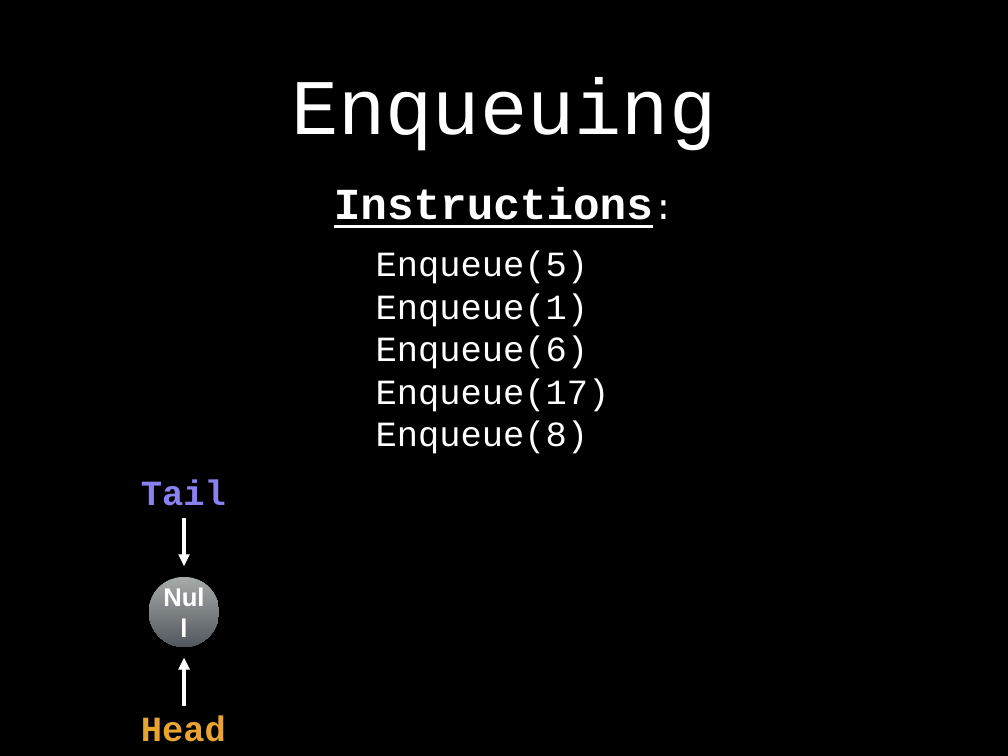
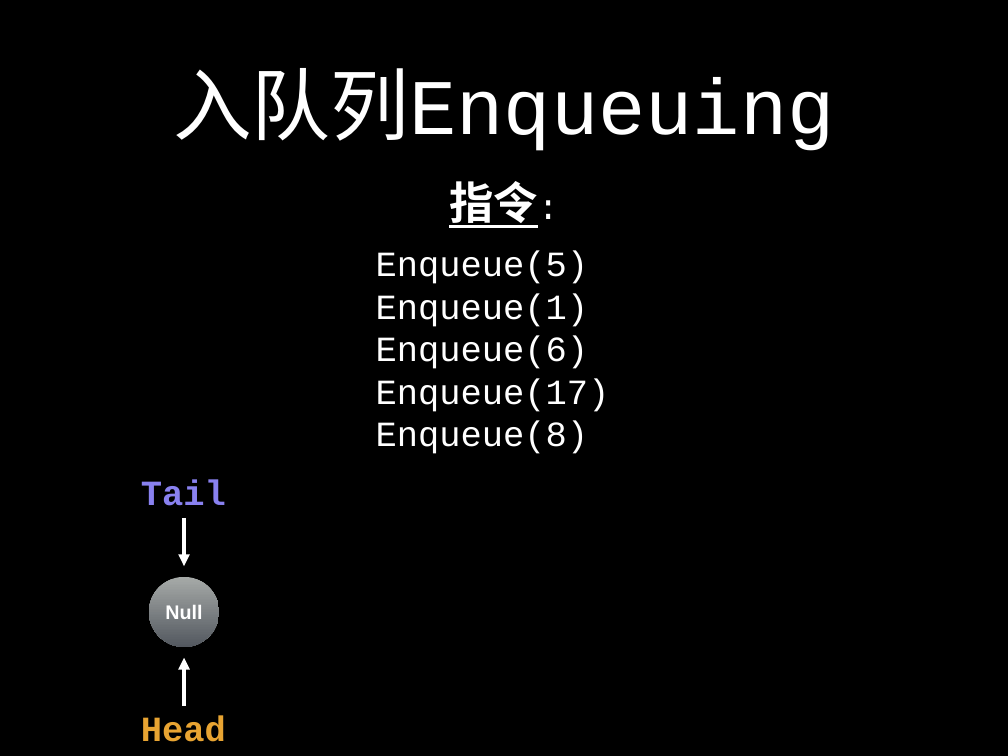
Before and after one commit to spring2go/Algorithms, a slide deck: slide 36 of slides/datastructures/queue/Queue.pptx (slide 26 before the commit). Drawn at 1008x756 pixels with LibreOffice and Linux fonts; fonts in the diff are those of the drawing. Boxes give left, top, right and bottom in pixels: in the first picture for what was removed or moved away, otherwise in the second. Text is boxed around its words. In the diff, an @@ line names an element or a change of style, - is before the commit and + after.

```diff
--- a/slides/datastructures/queue/Queue.pptx
+++ b/slides/datastructures/queue/Queue.pptx
@@ title at <box>173,68,835,151</box>: text changed @@
-Enqueuing
+入队列Enqueuing
@@ text at <box>449,181,538,228</box>: text changed @@
-Instructions:
+指令:
@@ ellipse "Null" at <box>149,577,219,647</box>: size 26 to 20 pt @@
```
Also in this commit, not shown: 37 other slides changed, 5 slides added, 4 slides removed, 3 other files.
